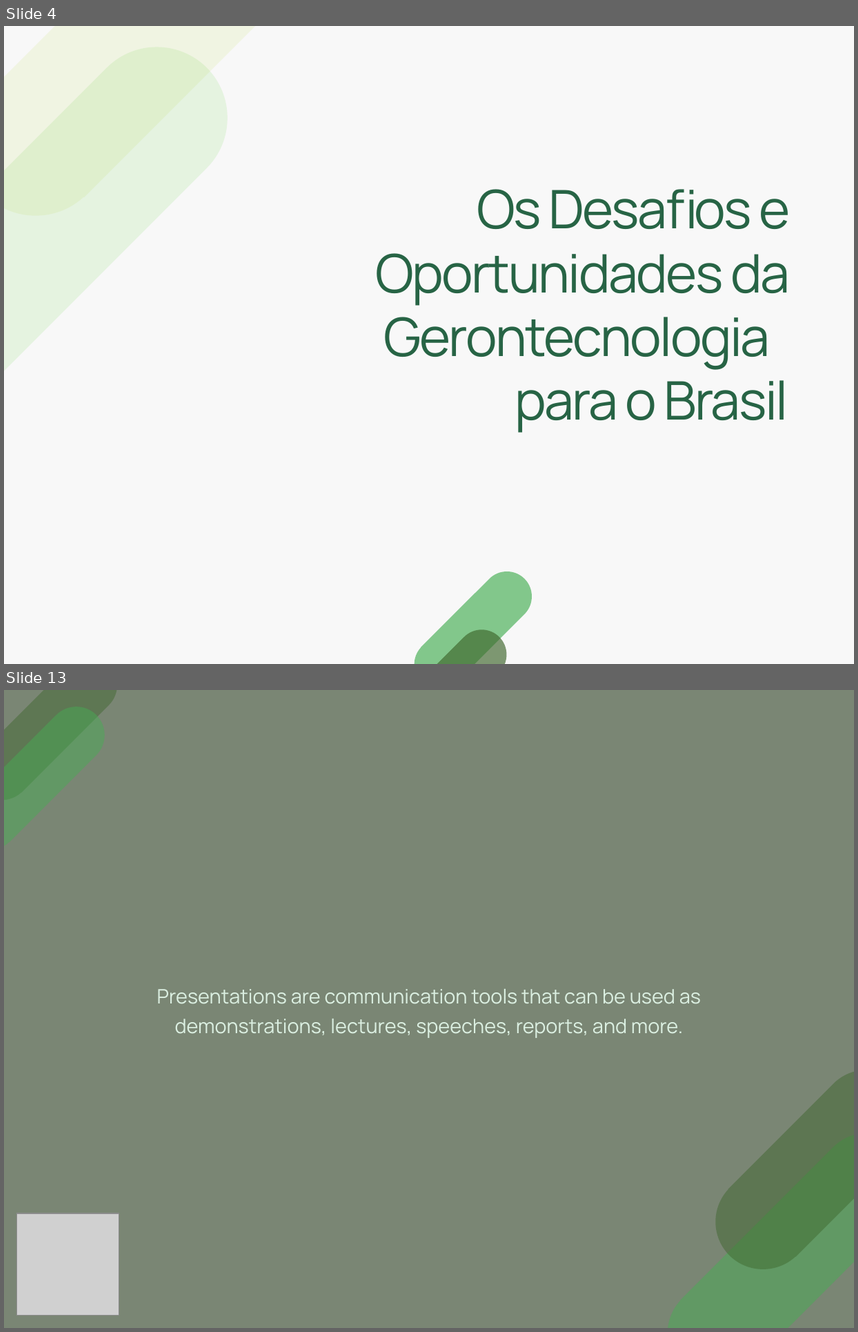
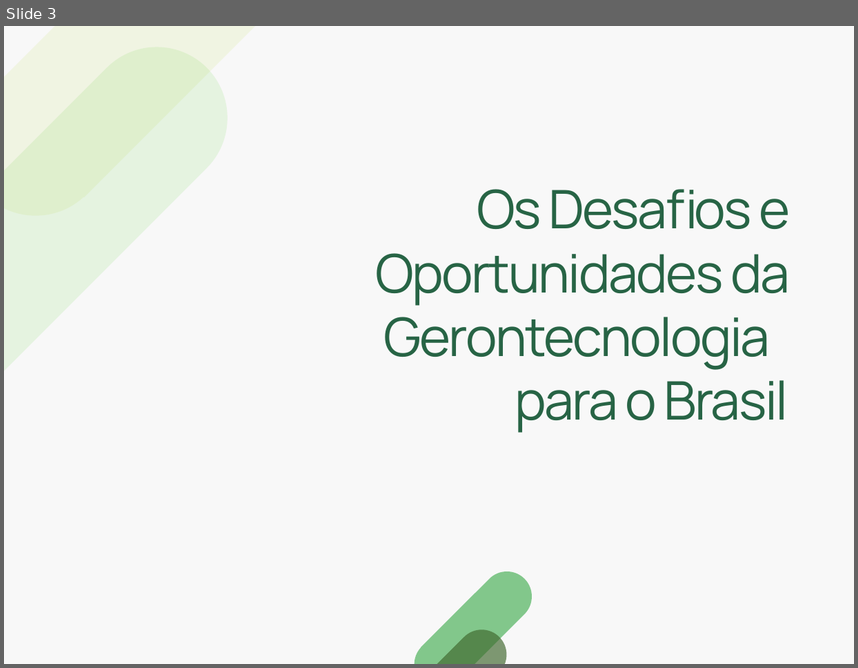
Before and after one commit to josenaldo/apresentacao-sbg-2020, a slide deck: apresentacao-sbg-2020.pptx. Shown one above the other, each under a label of ours: slides 4 and 13 before the commit, slide 3 after it; the slides between them are not shown. The pictures are 858x1332 and 858x668 pixels, drawn with LibreOffice and Linux fonts; fonts in the diff are those of the drawing; grey boxes stand for pictures; background and template pictures are left out. Boxes give left, top, right and bottom in pixels: in the first picture for what was removed or moved away, otherwise in the second. Text is boxed around its words. In the diff, an @@ line names an element or a change of style, - is before the commit and + after.

```diff
--- a/apresentacao-sbg-2020.pptx
+++ b/apresentacao-sbg-2020.pptx
@@ slide 13 removed at (4, 690, 854, 1328), background #7A8674 @@
@@ freeform shape removed at (4, 690, 129, 812) @@
@@ freeform shape removed at (4, 695, 116, 861) @@
@@ text removed at (157, 989, 701, 1038) @@
-Presentations are communication tools that can be used as demonstrations, lectures, speeches, reports, and more.
@@ freeform shape removed at (695, 1049, 854, 1288) @@
@@ freeform shape removed at (647, 1113, 854, 1328) @@
@@ picture removed at (16, 1212, 119, 1314) @@
@@ what was slide 4 is now slide 3 @@
```
Also in this commit, not shown: 1 slide changed, 6 slides added, 10 other slides removed.
